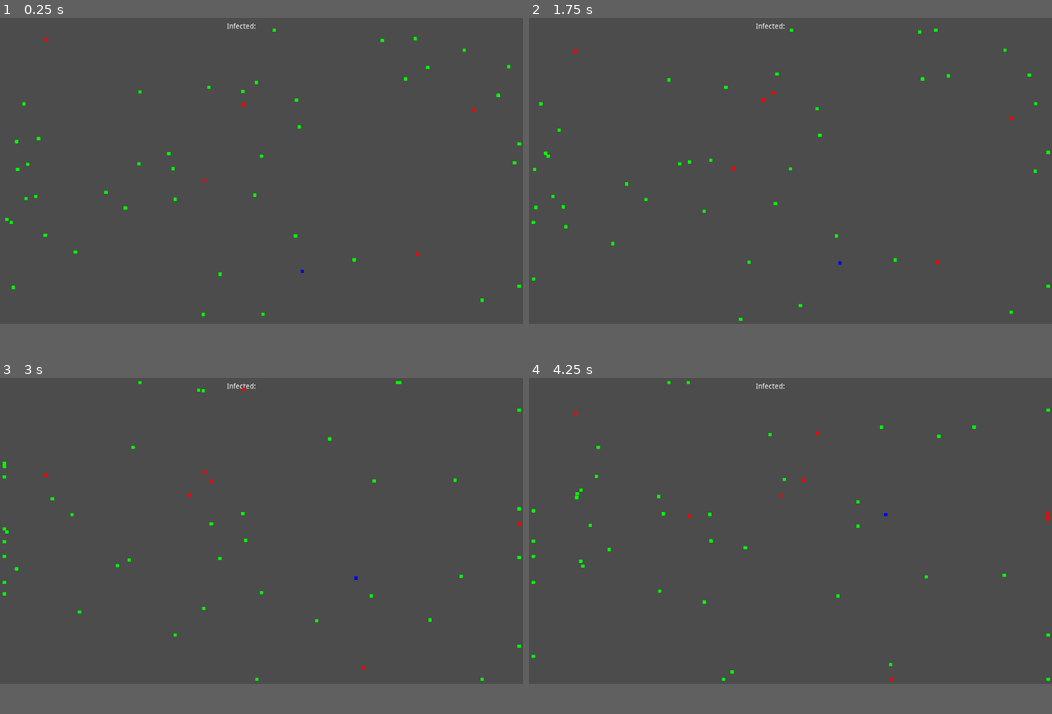
Above: before the commit, frames 1-4 (two rows, left to right).
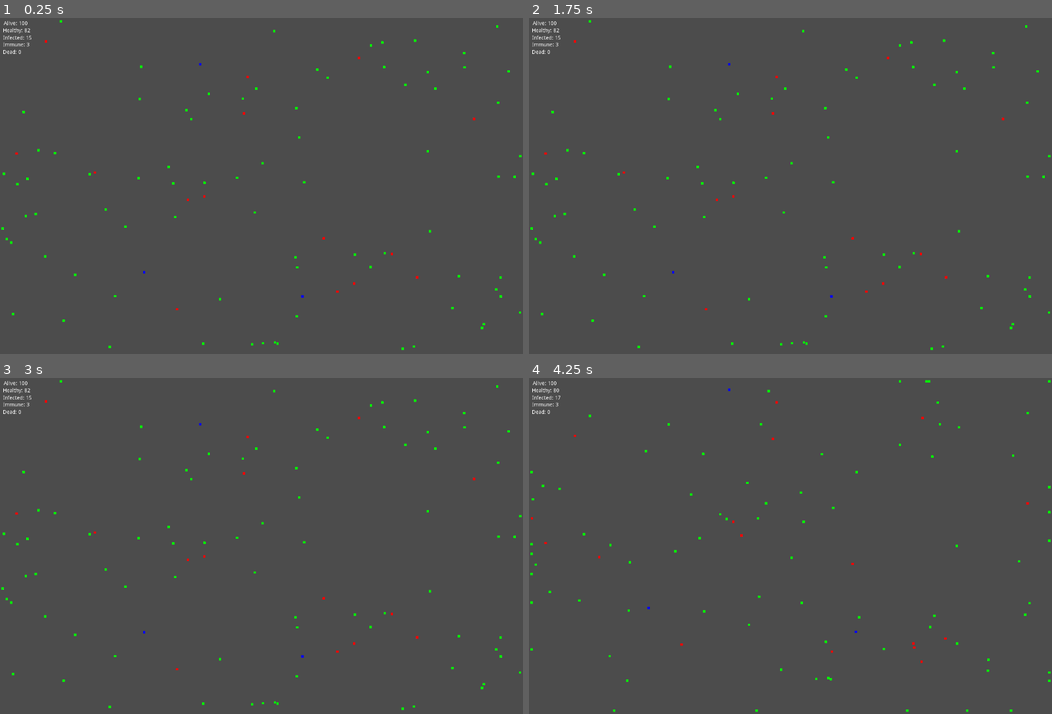
Above: after the commit, the same moments.

Repository: AxeDennis/Godot-screensaver-project
Game: Godot game, scene res://Node2D.tscn
Same seed, same stepped clock (60 frames per second), same inputs: the game is played once before the commit and once after it. The engine's default icon, where the game draws it, is replaced by a stand-in: a white triangle on a blue panel in a dark square.
Inputs:
- Up to frame 1 (0.25 s): no input
- Up to frame 2 (1.75 s): tap Enter at 0.5 s; tap Space at 1.25 s
- Up to frame 3 (3 s): no input
- Up to frame 4 (4.25 s): no input
In our replay, the window is 800x468 before the commit and 800x514 after it. These sizes can differ from the game's own. Grey fills any space a smaller window leaves; there, only what the larger window draws over its background counts as a difference.

The runs differ from the first frame. In frame 1, 0.9% of the frame differs, in the area x 0-100%, y 0-99%; in frame 2, 0.9%; in frame 3, 0.9%; in frame 4, 0.9%.
Error before the commit: Invalid operands 'Object' and 'int' in operator '+'. (res://KinematicBody2D.gd:26)

Commit message:
update 2020-10-16 11:48

Diff:
--- /dev/null
+++ b/Alive.gd
@@ -0,0 +1,6 @@
+extends Label
+
+var alive = 100
+
+func _process(_delta):
+	set_text("Alive: " + str(alive))
--- /dev/null
+++ b/Dead.gd
@@ -0,0 +1,6 @@
+extends Label
+
+var dead = 0
+
+func _process(_delta):
+	set_text("Dead: " + str(dead))
--- /dev/null
+++ b/Healthy.gd
@@ -0,0 +1,6 @@
+extends Label
+
+var healthy = 0
+
+func _process(_delta):
+	set_text("Healthy: " + str(healthy))
--- /dev/null
+++ b/Immune.gd
@@ -0,0 +1,6 @@
+extends Label
+
+var immune = 0
+
+func _process(_delta):
+	set_text("Immune: " + str(immune))
--- a/Infected.gd
+++ b/Infected.gd
@@ -1,6 +1,6 @@
 extends Label
 
-onready var infected = get_node("..")
+var infected = 0
 
 func _process(_delta):
-	set_text(infected.nr_of_infected)
+	set_text("Infected: " + str(infected))
--- a/KinematicBody2D.gd
+++ b/KinematicBody2D.gd
@@ -1,8 +1,12 @@
 extends KinematicBody2D
 
 onready var nr_of_infected = get_node("../Infected")
+onready var nr_of_alive = get_node("../Alive")
+onready var nr_of_healthy = get_node("../Healthy")
+onready var nr_of_immune = get_node("../Immune")
+onready var nr_of_dead = get_node("../Dead")
 
-var speed = 100
+var speed = 75
 var velocity = Vector2()
 var direction = 0
 
@@ -12,15 +16,17 @@
 func _ready():
 	randomize()
 
-	rull = randi()%100
-	if rull < 100 && rull > 94:
-		infect = 1
+	rull = randi()%100+1
+	if rull < 101 && rull > 94:
+		infect = 1 #IMMUNE
 		$Sprite.self_modulate = Color(0,0,255)
-	elif rull < 95 && rull > 10:
-		infect = 2
+		nr_of_immune.immune += 1
+	elif rull < 95 && rull > 15:
+		infect = 2 #HEALTHY
 		$Sprite.self_modulate = Color(0,255,0)
-	elif rull < 11:
-		infect = 3
+		nr_of_healthy.healthy += 1
+	elif rull < 16 && rull > 0:
+		infect = 3 #INFECTED
 		$Sprite.self_modulate = Color(255,0,0)
 		$"Timer2".start()
 		nr_of_infected.infected += 1
@@ -69,22 +75,33 @@
 					infect = 3
 					$Sprite.self_modulate = Color(255,0,0)
 					$"Timer2".start()
+					nr_of_infected.infected += 1
+					nr_of_healthy.healthy -= 1
 
 
 
 func _on_Timer2_timeout():
 	if infect == 3:
 		rull = randi()%100+1
-		if rull > 0 && rull < 5:
-			infect = 4
+		if rull < 60:
+			infect = 4 #DEAD
 			$Sprite.self_modulate = Color(0,0,0)
 			speed = 0
-		elif rull > 6 && rull < 59:
+			nr_of_alive.alive -= 1
+			nr_of_dead.dead += 1
+			nr_of_infected.infected -= 1
+			$Sprite.hide()
+			$Gravestone.show()
+		elif rull > 61 && rull < 84:
 			infect = 3
 			$Sprite.self_modulate = Color(255,0,0)
-		elif rull > 60 && rull < 89:
+		elif rull > 85 && rull < 90:
 			infect = 2
 			$Sprite.self_modulate = Color(0,255,0)
-		elif rull > 90 && rull < 100:
+			nr_of_healthy.healthy += 1
+			nr_of_infected.infected -= 1
+		elif rull > 91:
 			infect = 1
 			$Sprite.self_modulate = Color(0,0,255)
+			nr_of_immune.immune += 1
+			nr_of_infected.infected -= 1
--- a/Kub.tscn
+++ b/Kub.tscn
@@ -1,7 +1,8 @@
-[gd_scene load_steps=5 format=2]
+[gd_scene load_steps=6 format=2]
 
 [ext_resource path="res://KinematicBody2D.gd" type="Script" id=1]
 [ext_resource path="res://icon.png" type="Texture" id=2]
+[ext_resource path="res://gravestone.png" type="Texture" id=3]
 
 [sub_resource type="RectangleShape2D" id=1]
 extents = Vector2( 29.541, 29.7942 )
@@ -28,7 +29,7 @@
 shape = SubResource( 1 )
 
 [node name="Timer" type="Timer" parent="."]
-wait_time = 1.5
+wait_time = 3.0
 autostart = true
 
 [node name="Area2D" type="Area2D" parent="."]
@@ -38,7 +39,13 @@
 shape = SubResource( 2 )
 
 [node name="Timer2" type="Timer" parent="."]
-wait_time = 15.0
+wait_time = 20.0
+
+[node name="Gravestone" type="Sprite" parent="."]
+visible = false
+position = Vector2( 0.0146484, 0.00439453 )
+scale = Vector2( 0.037583, 0.0364536 )
+texture = ExtResource( 3 )
 
 [connection signal="timeout" from="Timer" to="." method="_on_Timer_timeout"]
 [connection signal="body_entered" from="Area2D" to="." method="_on_Area2D_body_entered"]
--- a/Node2D.gd
+++ b/Node2D.gd
@@ -1,6 +1,6 @@
 extends Node2D
 
-const window_size = Vector2(1024, 600)
+const window_size = Vector2(1400, 900)
 var location = Vector2()
 var amount = 1
 
@@ -9,7 +9,7 @@
 	randomize()
 
 func _process(_delta):
-	while amount < 50:
+	while amount < 100:
 		var scene = load("res://Kub.tscn")
 		var cube = scene.instance()
 		location.x = rand_range(1, window_size.x)
--- a/Node2D.tscn
+++ b/Node2D.tscn
@@ -1,14 +1,18 @@
-[gd_scene load_steps=6 format=2]
+[gd_scene load_steps=10 format=2]
 
 [ext_resource path="res://Node2D.gd" type="Script" id=1]
 [ext_resource path="res://Kub.tscn" type="PackedScene" id=2]
-[ext_resource path="res://Infected.gd" type="Script" id=3]
+[ext_resource path="res://Alive.gd" type="Script" id=3]
+[ext_resource path="res://Infected.gd" type="Script" id=4]
+[ext_resource path="res://Healthy.gd" type="Script" id=5]
+[ext_resource path="res://Immune.gd" type="Script" id=6]
+[ext_resource path="res://Dead.gd" type="Script" id=7]
 
 [sub_resource type="RectangleShape2D" id=1]
-extents = Vector2( 7.5365, 302.774 )
+extents = Vector2( 7.5365, 452.539 )
 
 [sub_resource type="RectangleShape2D" id=2]
-extents = Vector2( 515.018, 5.20642 )
+extents = Vector2( 713.072, 5.20642 )
 
 [node name="Node2D" type="Node2D"]
 script = ExtResource( 1 )
@@ -19,7 +23,7 @@
 [node name="Walls" type="Node" parent="."]
 
 [node name="StaticBody2D" type="StaticBody2D" parent="Walls"]
-position = Vector2( -4.68394, 302.758 )
+position = Vector2( -6.63194, 450.807 )
 __meta__ = {
 "_edit_group_": true
 }
@@ -29,7 +33,7 @@
 shape = SubResource( 1 )
 
 [node name="StaticBody2D2" type="StaticBody2D" parent="Walls"]
-position = Vector2( 1026.98, 295.669 )
+position = Vector2( 1402.95, 443.718 )
 __meta__ = {
 "_edit_group_": true
 }
@@ -39,7 +43,7 @@
 shape = SubResource( 1 )
 
 [node name="StaticBody2D3" type="StaticBody2D" parent="Walls"]
-position = Vector2( 512.665, 599.424 )
+position = Vector2( 702.243, 899.34 )
 __meta__ = {
 "_edit_group_": true
 }
@@ -48,7 +52,7 @@
 shape = SubResource( 2 )
 
 [node name="StaticBody2D4" type="StaticBody2D" parent="Walls"]
-position = Vector2( 511.118, 0.825046 )
+position = Vector2( 693.585, 0.825046 )
 __meta__ = {
 "_edit_group_": true
 }
@@ -56,10 +60,42 @@
 [node name="CollisionShape2D" type="CollisionShape2D" parent="Walls/StaticBody2D4"]
 shape = SubResource( 2 )
 
+[node name="Alive" type="Label" parent="."]
+margin_left = 9.65874
+margin_top = 7.94163
+margin_right = 49.6587
+margin_bottom = 21.9416
+text = "Alive:"
+script = ExtResource( 3 )
+
 [node name="Infected" type="Label" parent="."]
-margin_left = 444.108
-margin_top = 10.4598
-margin_right = 506.108
-margin_bottom = 35.4598
+margin_left = 7.78869
+margin_top = 46.9484
+margin_right = 69.7887
+margin_bottom = 71.9484
 text = "Infected:"
-script = ExtResource( 3 )
+script = ExtResource( 4 )
+
+[node name="Healthy" type="Label" parent="."]
+margin_left = 8.37093
+margin_top = 26.6152
+margin_right = 57.3709
+margin_bottom = 40.6152
+text = "Healthy:"
+script = ExtResource( 5 )
+
+[node name="Immune" type="Label" parent="."]
+margin_left = 8.15628
+margin_top = 65.0355
+margin_right = 63.1563
+margin_bottom = 79.0355
+text = "Immune:"
+script = ExtResource( 6 )
+
+[node name="Dead" type="Label" parent="."]
+margin_left = 7.52616
+margin_top = 85.3811
+margin_right = 47.5262
+margin_bottom = 99.3811
+text = "Dead:"
+script = ExtResource( 7 )
--- a/project.godot
+++ b/project.godot
@@ -18,6 +18,11 @@
 config/name="Godot screensaver project"
 run/main_scene="res://Node2D.tscn"
 config/icon="res://icon.png"
+
+[display]
+
+window/size/width=1400
+window/size/height=900
 
 [input]
 
Binary file removed: blood-splatter-png-44461.png
Binary file added: gravestone.png
Not shown, added: gravestone.png.import
